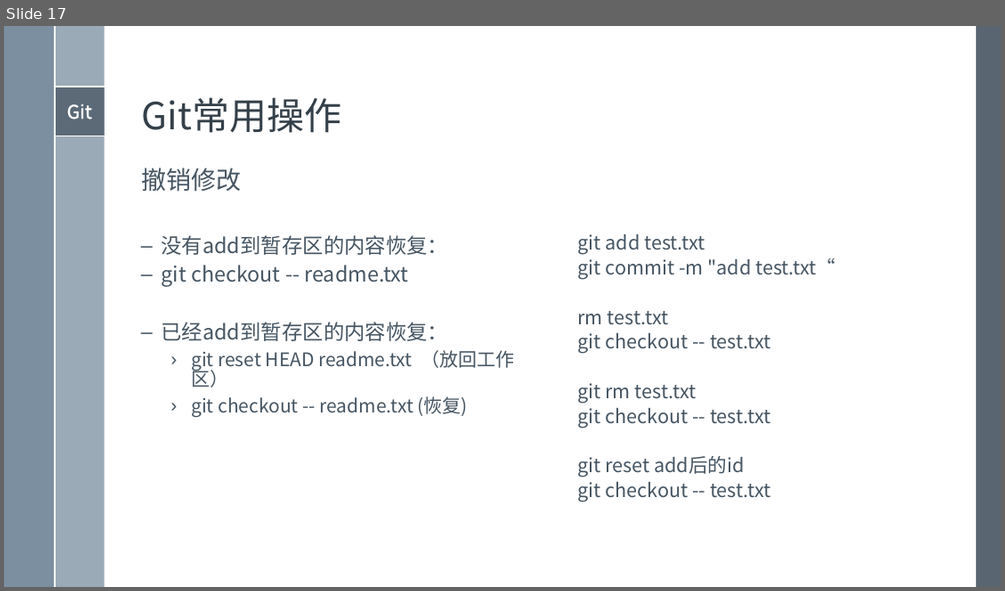
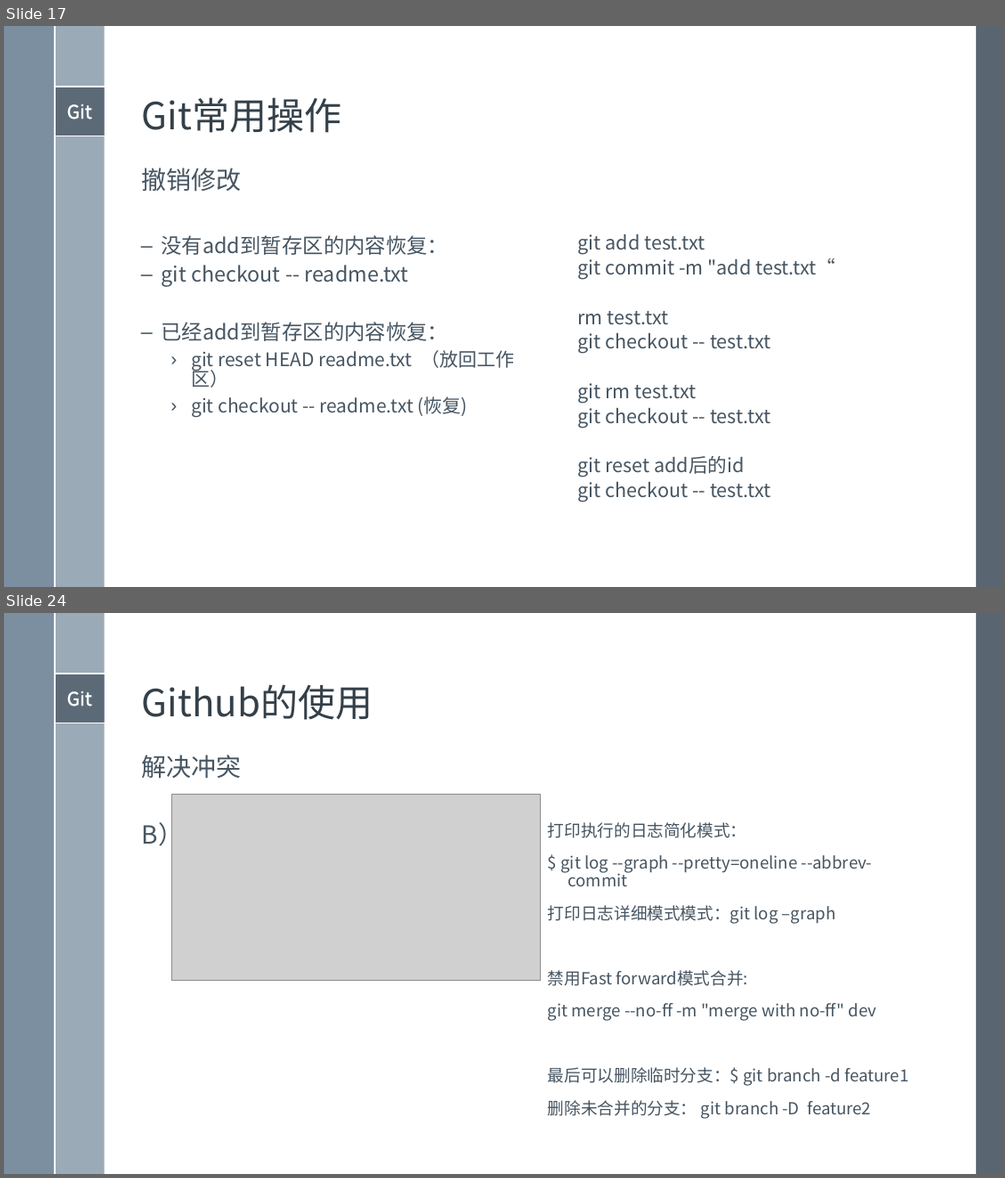
Before and after one commit to xami/joke, a slide deck: docs/windows模板/演示文稿 2.pptx. Shown one above the other, each under a label of ours: slide 17 before the commit, slides 17 and 24 after it; the slides between them are not shown. The pictures are 1005x591 and 1005x1178 pixels, drawn with LibreOffice and Linux fonts; fonts in the diff are those of the drawing; grey boxes stand for pictures. Boxes give left, top, right and bottom in pixels: in the first picture for what was removed or moved away, otherwise in the second. Text is boxed around its words. In the diff, an @@ line names an element or a change of style, - is before the commit and + after.

```diff
--- a/docs/windows模板/演示文稿 2.pptx
+++ b/docs/windows模板/演示文稿 2.pptx
@@ slide 24 added at [4, 613, 1001, 1174], background #FFFFFF; not listed: 7 template elements that a slide beside it also shows @@
@@ title added at [142, 684, 372, 720], 36 pt, text #35404A @@
+Github的使用
@@ text added at [142, 755, 242, 779], 24 pt, text #465562 @@
+解决冲突
@@ picture added at [172, 794, 540, 981] @@
@@ text added at [142, 819, 183, 851], 24 pt, text #465562 @@
+B）
@@ text added at [548, 822, 908, 1119], 16 pt, text #465562 @@
+打印执行的日志简化模式：
+$ git log --graph --pretty=oneline --abbrev-commit
+打印日志详细模式模式：git log –graph
+禁用Fast forward模式合并:
+git merge --no-ff -m "merge with no-ff" dev
+最后可以删除临时分支：$ git branch -d feature1
+删除未合并的分支： git branch -D feature2
```
Also in this commit, not shown: 2 slides changed, 13 other slides added, 9 slides removed, 12 other files.
